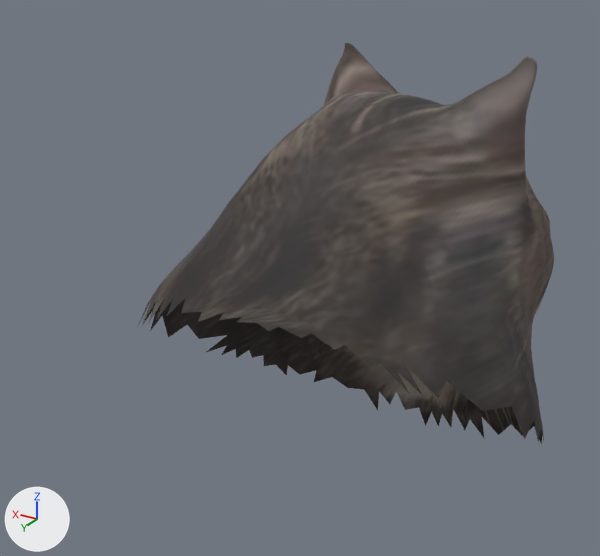
One commit to the glTF model src/main/resources/assets/skyblocks/models/complex/oiia_cat_head.glb: the scene before it, then after it.
One viewpoint serves both versions: a 50 mm lens placed at (-15.5, 18.9, 43.0), pointed at (2.8, -11.7, 27.7). The lights are fixed; the arrows at lower left show +X, +Y and +Z. The first picture is the older version. Vertices at exactly the same position are counted once.

Before the edit, the objects in view are built like this:
```python
me_oiiacat_head = bpy.data.meshes.new('OiiaCat_head')
me_oiiacat_head.from_pydata(...)  # 2609 vertices, 5096 faces; spans x -8.9..12.1, y -27.8..-4.3, z 15.8..37.6
me_oiiacat_head.materials.append(mat_muchkin2)  # picture img_muchkin2_basecolor
ob_oiiacat_head = bpy.data.objects.new('OiiaCat_head', me_oiiacat_head)
ob_oiiacat_head.location = (0.0, 0.0, 0.0)
```
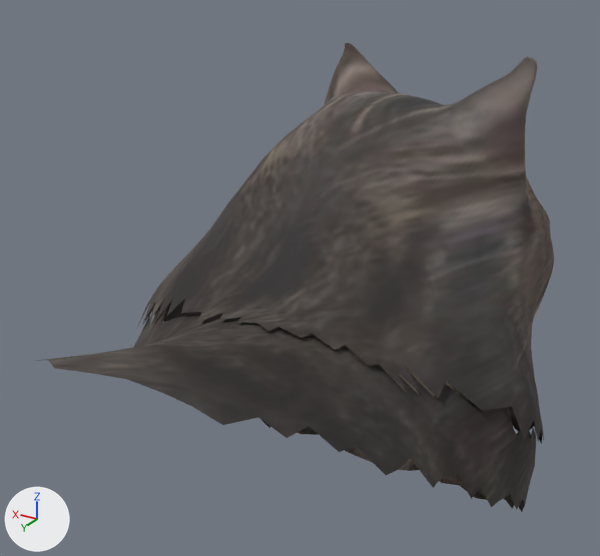
Pixel boxes [x1, y1, x2, y2] of what changed, in the pictures (600 x 556 px):
'OiiaCat_head', reshaped (24% wider, 17% taller)
    before: [136, 43, 554, 443]
    after: [35, 43, 554, 512]
part 1 of me_oiiacat_head, added
    after: [35, 303, 536, 512]

The change in detail:
me_oiiacat_head is used by ob_oiiacat_head; location (0.0, 0.0, 0.0).
me_oiiacat_head had 2609 vertices, 5096 faces and spanned x -8.9..12.1, y -27.8..-4.3, z 15.8..37.6.
me_oiiacat_head now has 2951 vertices, 5617 faces and spans x -8.9..12.1, y -27.8..5.4, z 12.9..37.6.
me_oiiacat_head part 1: a new loose piece of 342 vertices spanning x -8.8..11.7, y -20.4..5.4, z 12.9..31.9, in mat_muchkin2 (picture img_muchkin2_basecolor).
